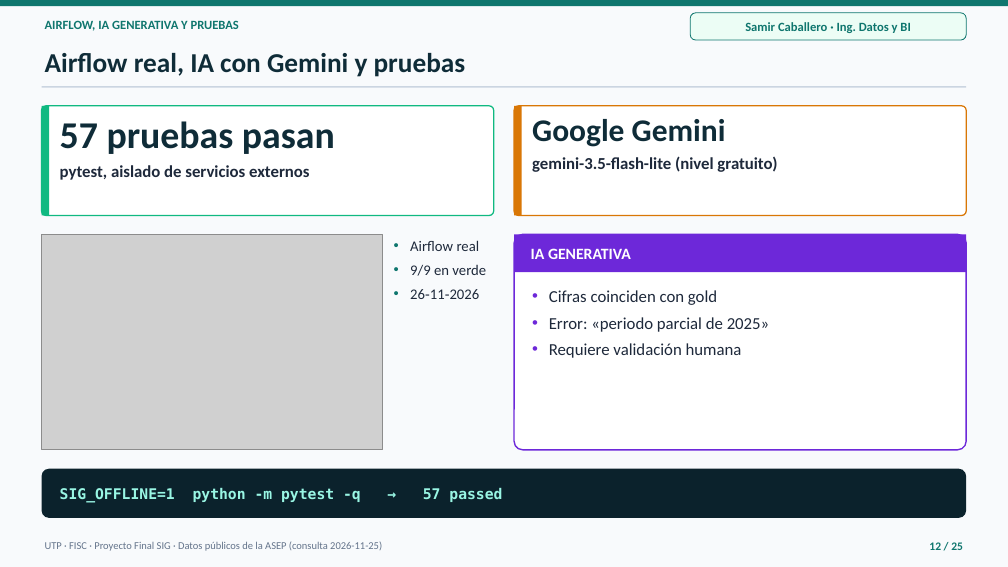
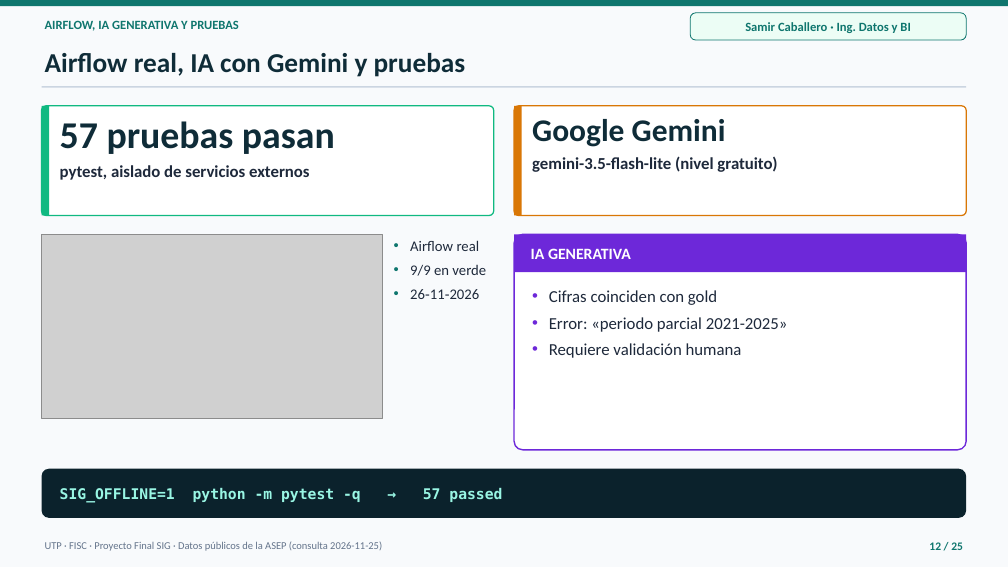
Before and after one commit to Samycaballero/sig-distribuidoras-asep, a slide deck: slide 12 of presentacion/Presentacion_SIG_Distribuidoras_ASEP.pptx. Drawn at 1008x567 pixels with LibreOffice and Linux fonts; fonts in the diff are those of the drawing; grey boxes stand for pictures. Boxes give left, top, right and bottom in pixels: in the first picture for what was removed or moved away, otherwise in the second. Text is boxed around its words. In the diff, an @@ line names an element or a change of style, - is before the commit and + after.

```diff
--- a/presentacion/Presentacion_SIG_Distribuidoras_ASEP.pptx
+++ b/presentacion/Presentacion_SIG_Distribuidoras_ASEP.pptx
@@ picture: place and size @@
-picture at [42, 234, 383, 450]
+picture at [42, 234, 383, 418]
@@ text at [549, 317, 788, 332]: text changed @@
-• Error: «periodo parcial de 2025»
+• Error: «periodo parcial 2021-2025»
```
Also in this commit, not shown: 8 other files.
